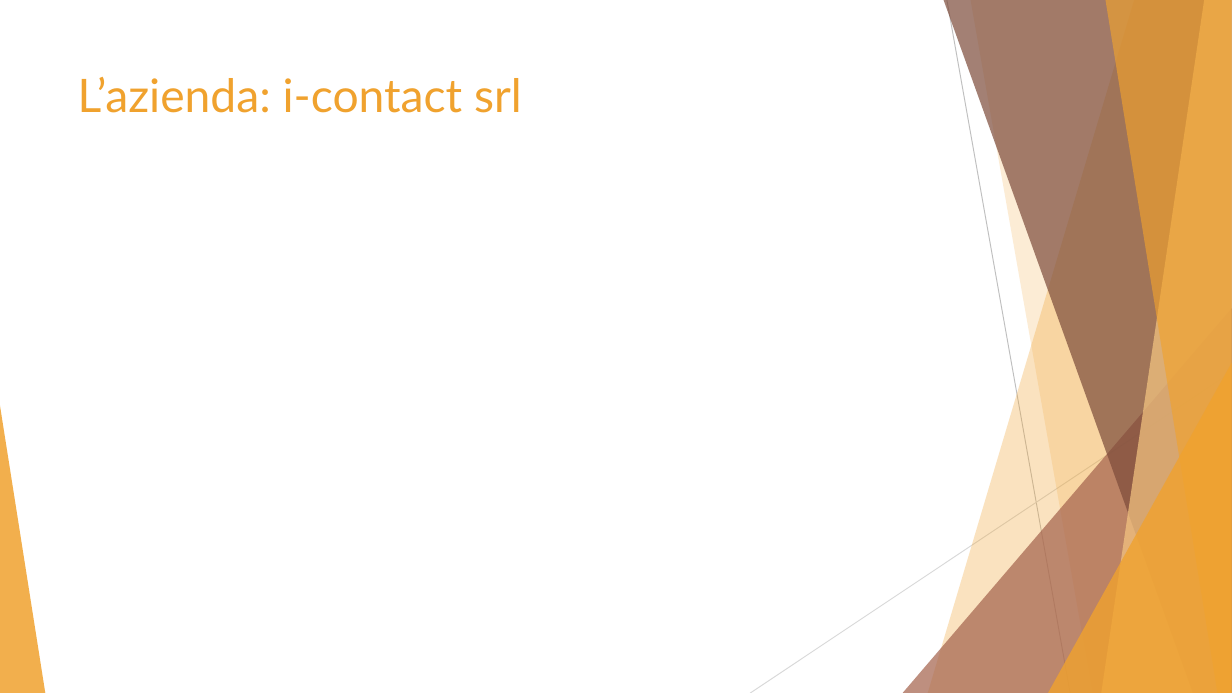
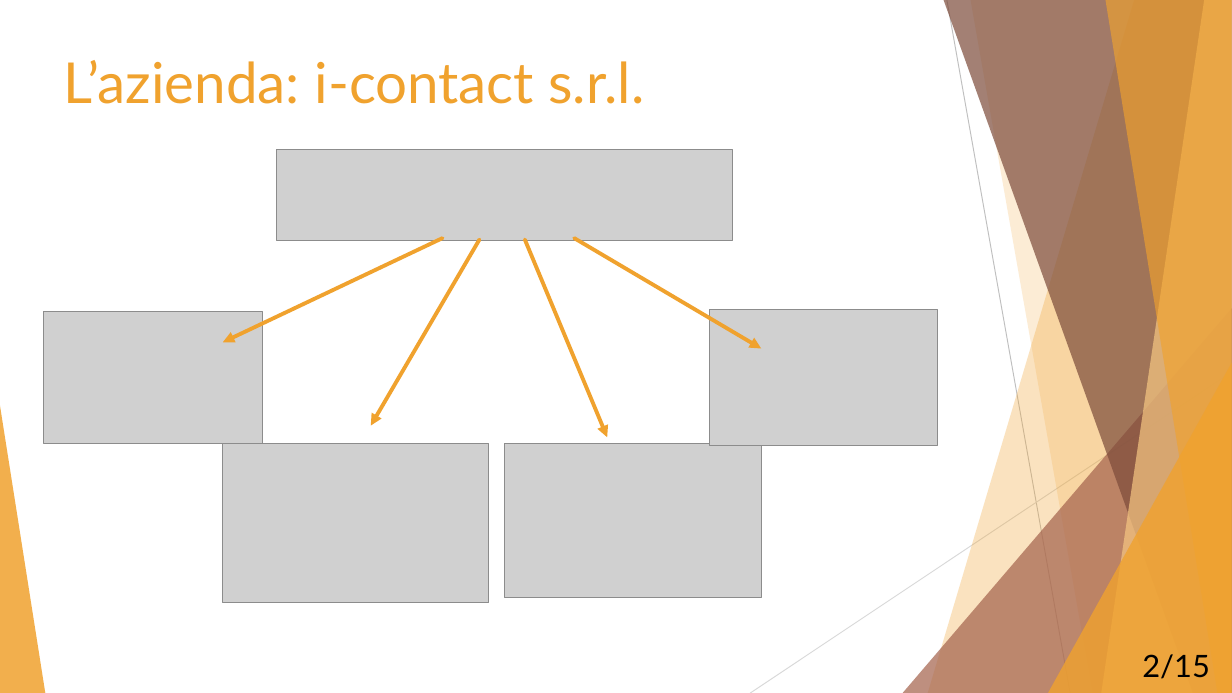
Before and after one commit to Mou95/Tesi, a slide deck: slide 2 of Presentazione_tesi.pptx. Drawn at 1232x693 pixels with LibreOffice and Linux fonts; fonts in the diff are those of the drawing; grey boxes stand for pictures. Boxes give left, top, right and bottom in pixels: in the first picture for what was removed or moved away, otherwise in the second. Text is boxed around its words. In the diff, an @@ line names an element or a change of style, - is before the commit and + after.

```diff
--- a/Presentazione_tesi.pptx
+++ b/Presentazione_tesi.pptx
@@ title at [64,60,644,104]: text changed; size 36 to 44 pt @@
-L’azienda: i-contact srl
+L’azienda: i-contact s.r.l.
@@ picture added at [276,150,733,240] @@
@@ arrow added from (443, 238) to (223, 342), #F0A22E 3 pt @@
@@ arrow added from (480, 239) to (371, 426), #F0A22E 3 pt @@
@@ arrow added from (525, 239) to (607, 437), #F0A22E 3 pt @@
@@ arrow added from (574, 238) to (762, 348), #F0A22E 3 pt @@
@@ picture added at [43,311,262,444] @@
@@ picture added at [710,310,938,446] @@
@@ picture added at [223,444,489,604] @@
@@ picture added at [505,444,762,598] @@
@@ text added at [1142,654,1210,679], 24 pt, text #000000 @@
+2/15
```
Also in this commit, not shown: 1 other slide changed, 1 slide added, 1 slide removed, 8 other files.
